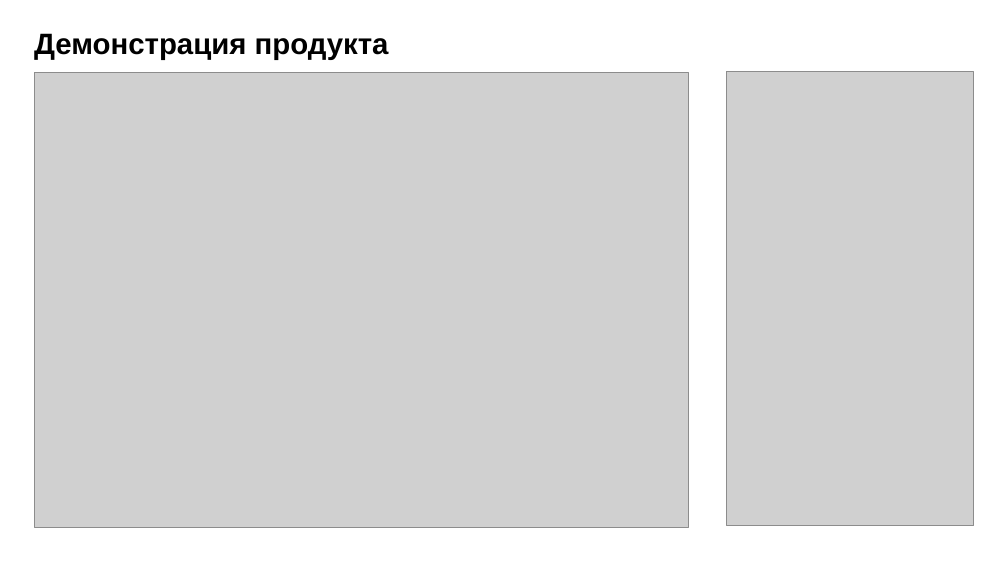
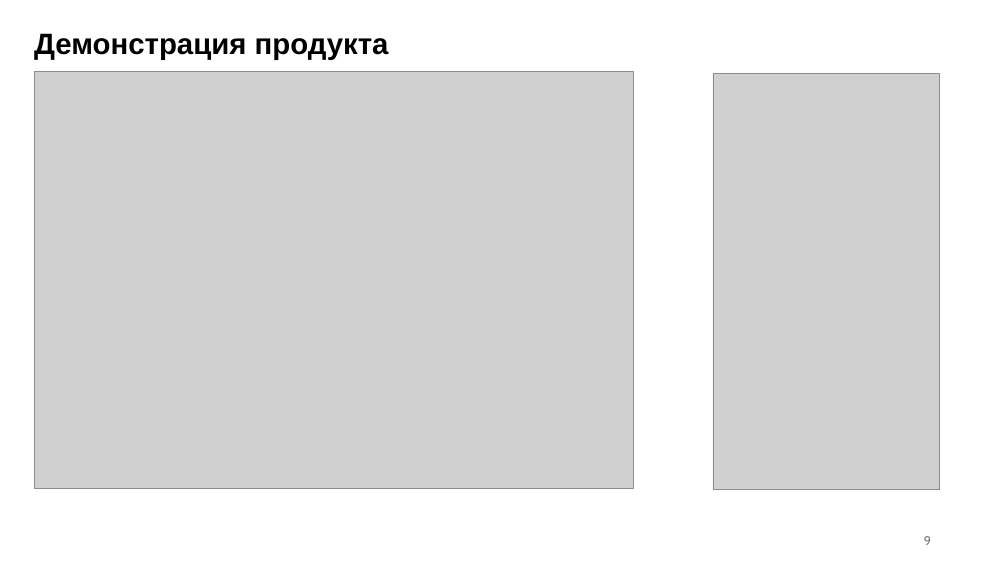
Before and after one commit to m-i-k-o-r/check-my-time-app, a slide deck: slide 9 of documentation/Презентация_Технического_Задания.pptx. Drawn at 1008x567 pixels with LibreOffice and Linux fonts; fonts in the diff are those of the drawing; grey boxes stand for pictures. Boxes give left, top, right and bottom in pixels: in the first picture for what was removed or moved away, otherwise in the second. Text is boxed around its words. In the diff, an @@ line names an element or a change of style, - is before the commit and + after.

```diff
--- a/documentation/Презентация_Технического_Задания.pptx
+++ b/documentation/Презентация_Технического_Задания.pptx
@@ picture: place and size @@
-picture at (34, 72, 688, 527)
+picture at (35, 72, 634, 488)
@@ picture: place and size @@
-picture at (727, 72, 974, 526)
+picture at (713, 73, 940, 490)
@@ page number added at (924, 536, 931, 545), 12 pt, text #797979 @@
+9
```
Also in this commit, not shown: 11 other slides changed, 1 other file.
